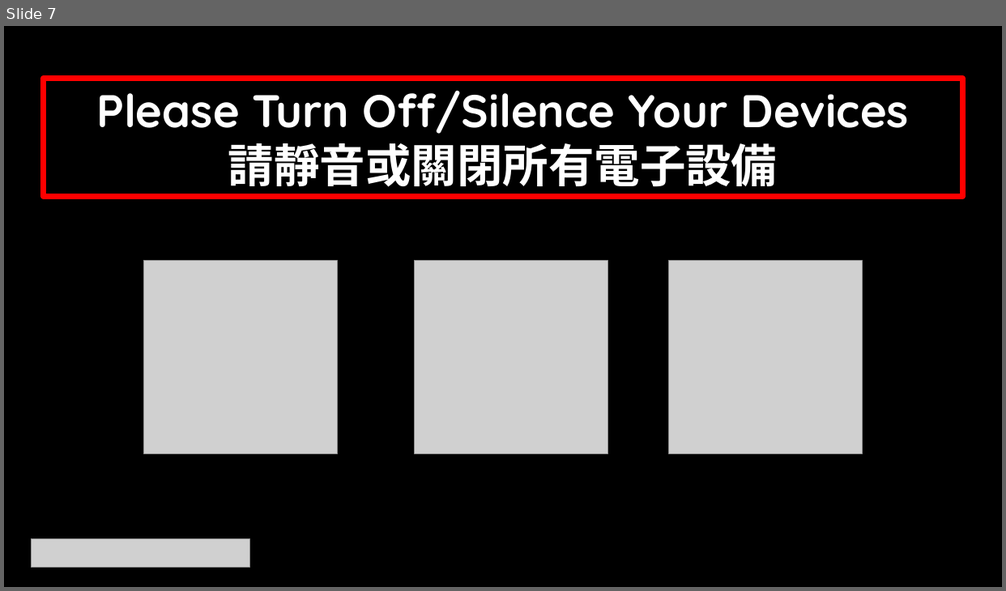
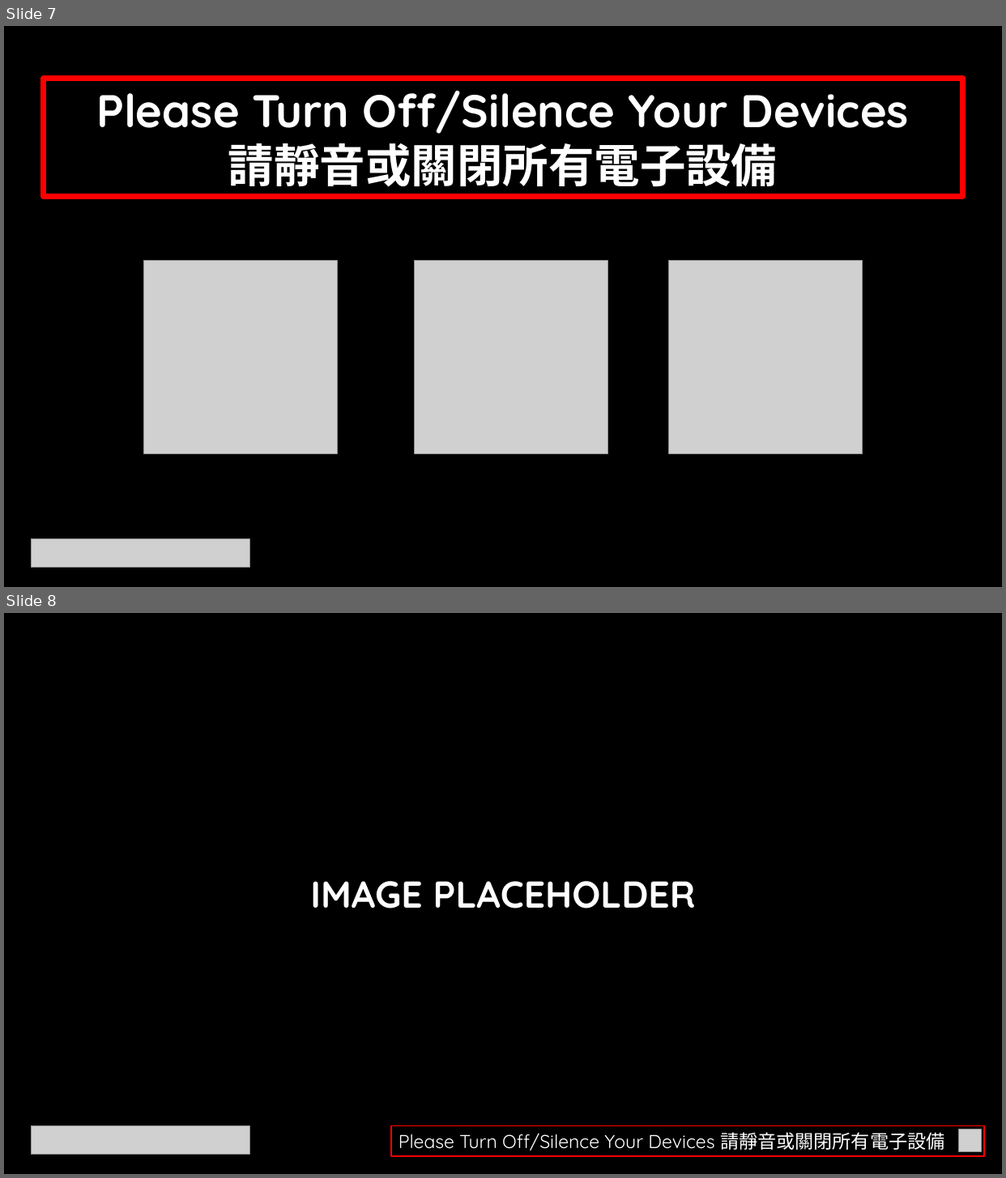
Before and after one commit to calebchanwy/tjc-powerpoint, a slide deck: TJCPowerPoint/Resources/ServiceWidescreen.pptx. Shown one above the other, each under a label of ours: slide 7 before the commit, slides 7 and 8 after it. The pictures are 1006x591 and 1006x1178 pixels, drawn with LibreOffice and Linux fonts; fonts in the diff are those of the drawing; grey boxes stand for pictures. Boxes give left, top, right and bottom in pixels: in the first picture for what was removed or moved away, otherwise in the second. Text is boxed around its words. In the diff, an @@ line names an element or a change of style, - is before the commit and + after.

```diff
--- a/TJCPowerPoint/Resources/ServiceWidescreen.pptx
+++ b/TJCPowerPoint/Resources/ServiceWidescreen.pptx
@@ slide 8 added at (4, 613, 1002, 1174), background #000000 @@
@@ text added at (310, 881, 696, 909), 36 pt, text #FFFFFF, bold @@
+IMAGE PLACEHOLDER
@@ picture added at (32, 1127, 249, 1155) @@
@@ rectangle added at (391, 1127, 985, 1157), outline #FF0000 1.5 pt, 18 pt, text #FFFFFF @@
+Please Turn Off/Silence Your Devices 請靜音或關閉所有電子設備
@@ picture added at (958, 1130, 982, 1152) @@
```
Also in this commit, not shown: 6 slides changed, 31 other files.
